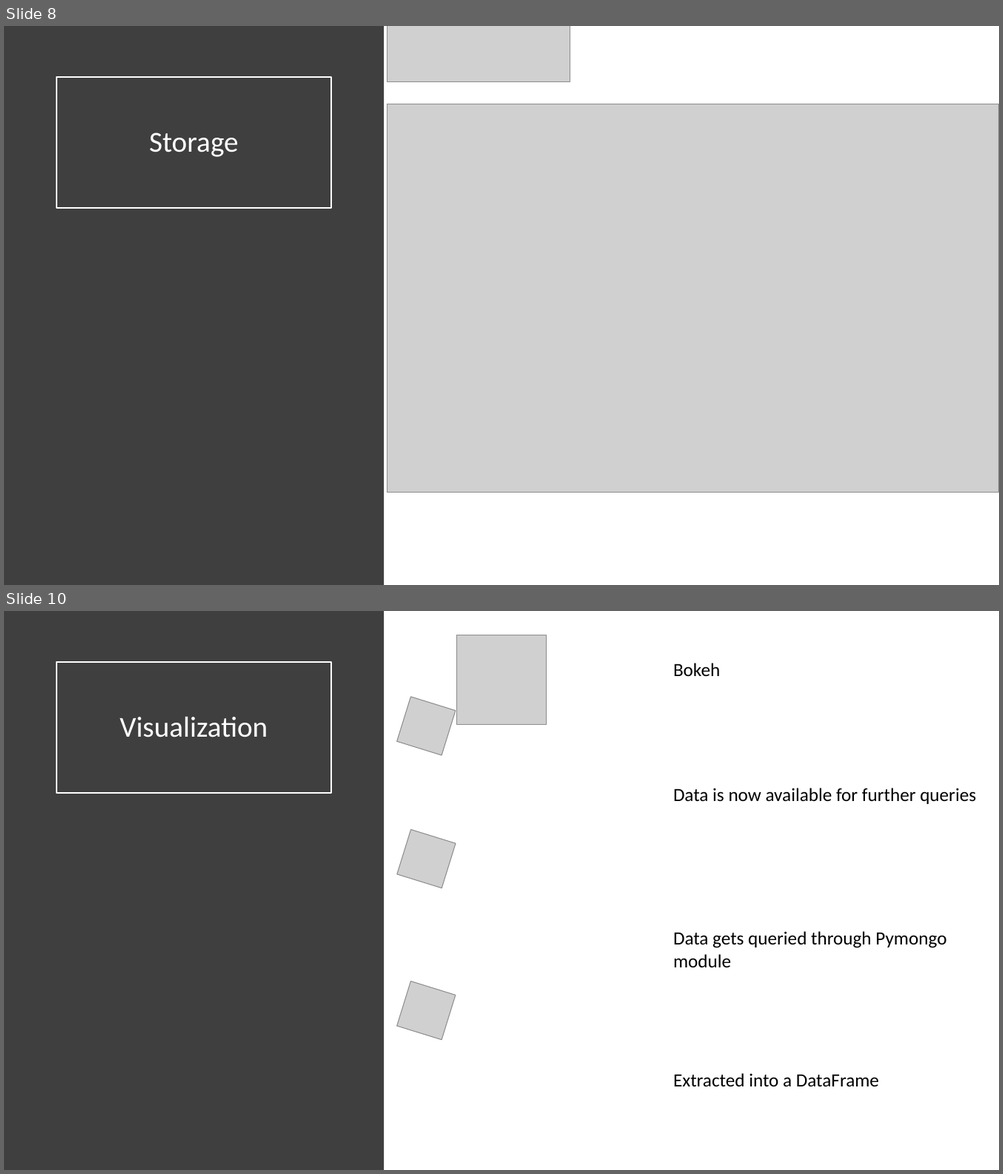
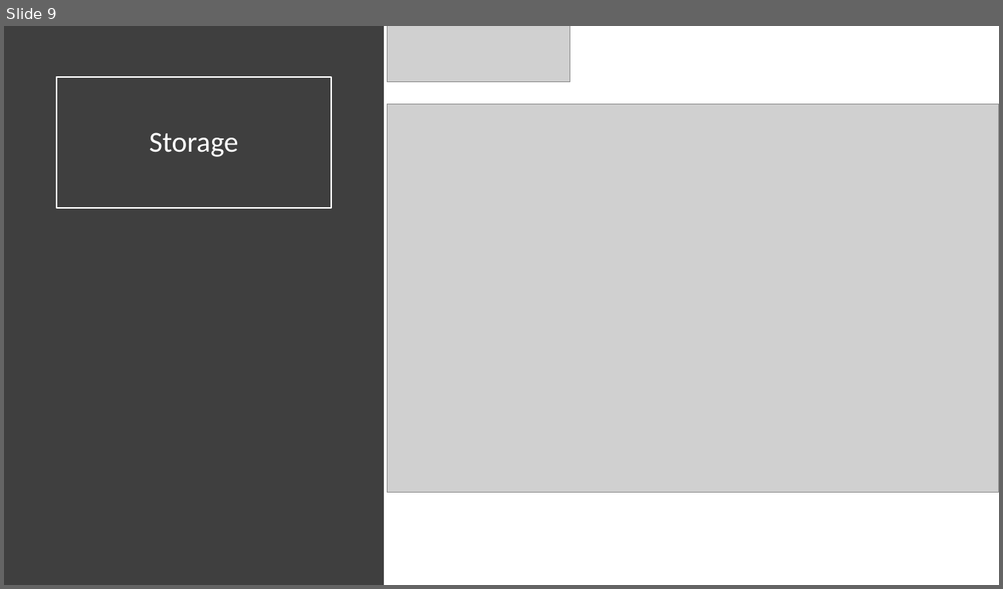
Before and after one commit to chinmoysarangi/Data-Engineering, a slide deck: Presentation.pptx. Shown one above the other, each under a label of ours: slides 8 and 10 before the commit, slide 9 after it; the slides between them are not shown. The pictures are 1003x1174 and 1003x589 pixels, drawn with LibreOffice and Linux fonts; fonts in the diff are those of the drawing; grey boxes stand for pictures. Boxes give left, top, right and bottom in pixels: in the first picture for what was removed or moved away, otherwise in the second. Text is boxed around its words. In the diff, an @@ line names an element or a change of style, - is before the commit and + after.

```diff
--- a/Presentation.pptx
+++ b/Presentation.pptx
@@ slide 10 removed at bbox=[4, 611, 999, 1170], background #FFFFFF @@
@@ rectangle removed at bbox=[4, 611, 384, 1170] @@
@@ picture removed at bbox=[457, 635, 546, 724] @@
@@ title removed at bbox=[57, 662, 331, 793] @@
-Visualization
@@ text removed at bbox=[673, 663, 720, 676] @@
-Bokeh
@@ picture removed at bbox=[396, 697, 455, 756] @@
@@ text removed at bbox=[673, 788, 976, 804] @@
-Data is now available for further queries
@@ picture removed at bbox=[396, 830, 455, 889] @@
@@ text removed at bbox=[673, 931, 946, 968] @@
-Data gets queried through Pymongo
-module
@@ picture removed at bbox=[396, 981, 455, 1040] @@
@@ text removed at bbox=[673, 1073, 879, 1088] @@
-Extracted into a DataFrame
@@ what was slide 8 is now slide 9 @@
```
Also in this commit, not shown: 1 slide changed, 9 slides added.
